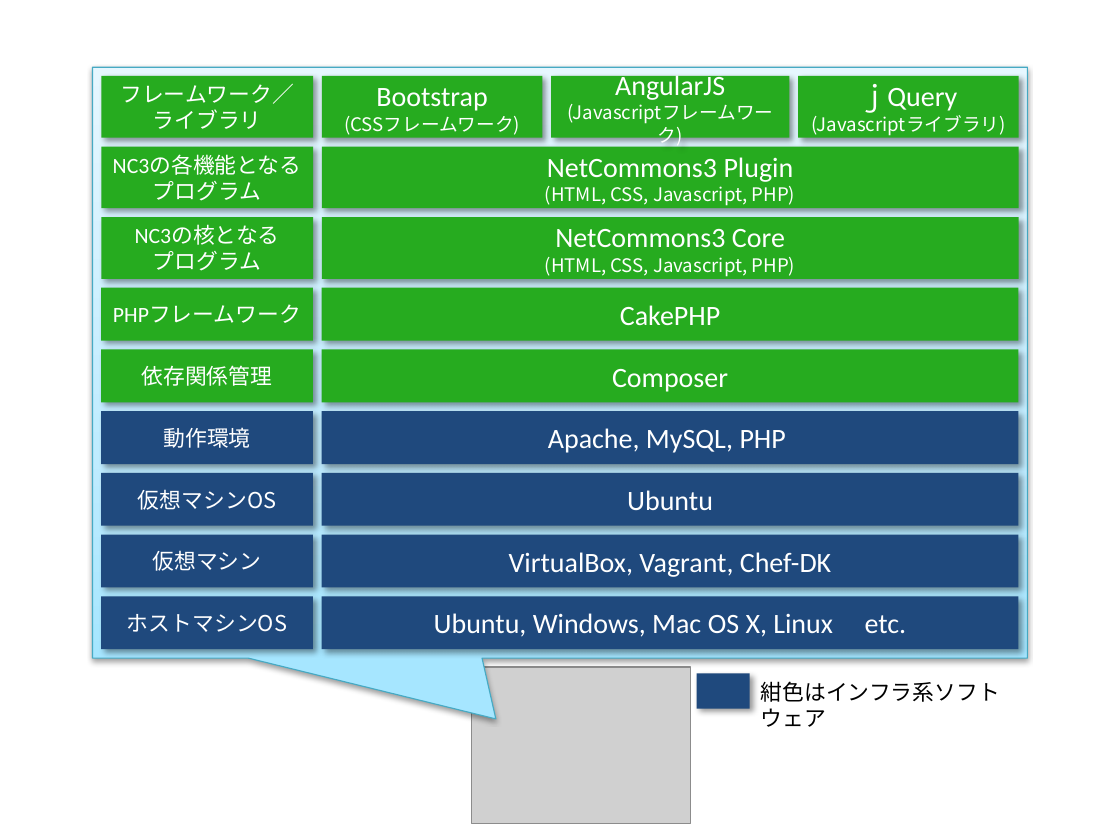
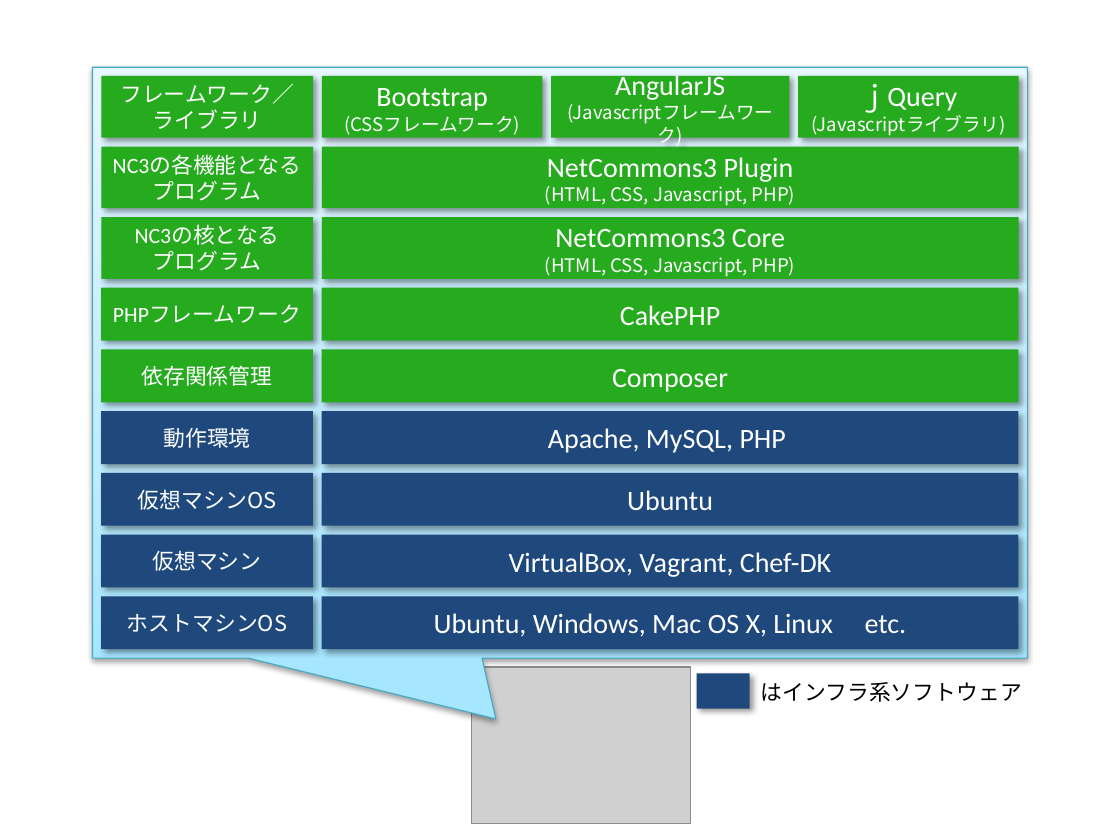
Before and after one commit to kotaro0717/Report-Management, a slide deck: slide 6 of PowerPoint/report_hokada.pptx. Drawn at 1120x840 pixels with LibreOffice and Linux fonts; fonts in the diff are those of the drawing; grey boxes stand for pictures. Boxes give left, top, right and bottom in pixels: in the first picture for what was removed or moved away, otherwise in the second. Text is boxed around its words. In the diff, an @@ line names an element or a change of style, - is before the commit and + after.

```diff
--- a/PowerPoint/report_hokada.pptx
+++ b/PowerPoint/report_hokada.pptx
@@ text at <box>761,682,1022,702</box>: text changed @@
-紺色はインフラ系ソフトウェア
+はインフラ系ソフトウェア
```
Also in this commit, not shown: 1 other slide changed, 1 other file.
